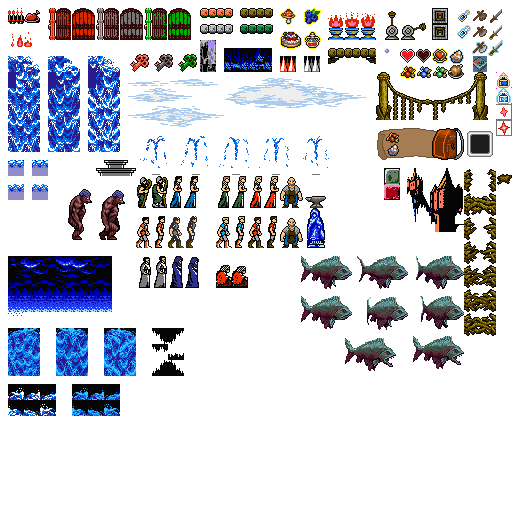
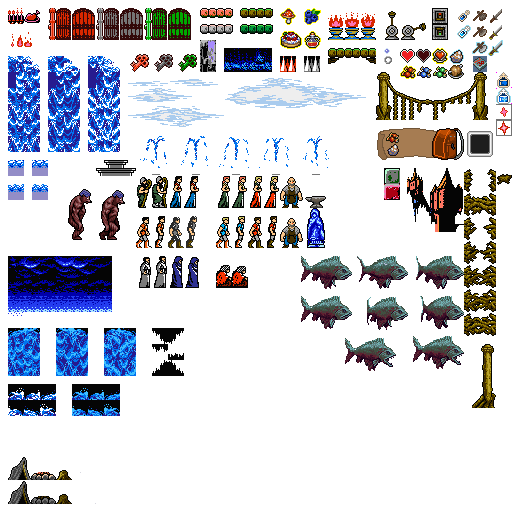
Before/after of a (512, 512) layered artwork. What changed in the layer stack:
added layer "Layer 90" above "Layer 88" over [472, 344, 496, 408]
renamed "Layer 66" to "Layer 88", painted on it over [8, 56, 496, 504]
